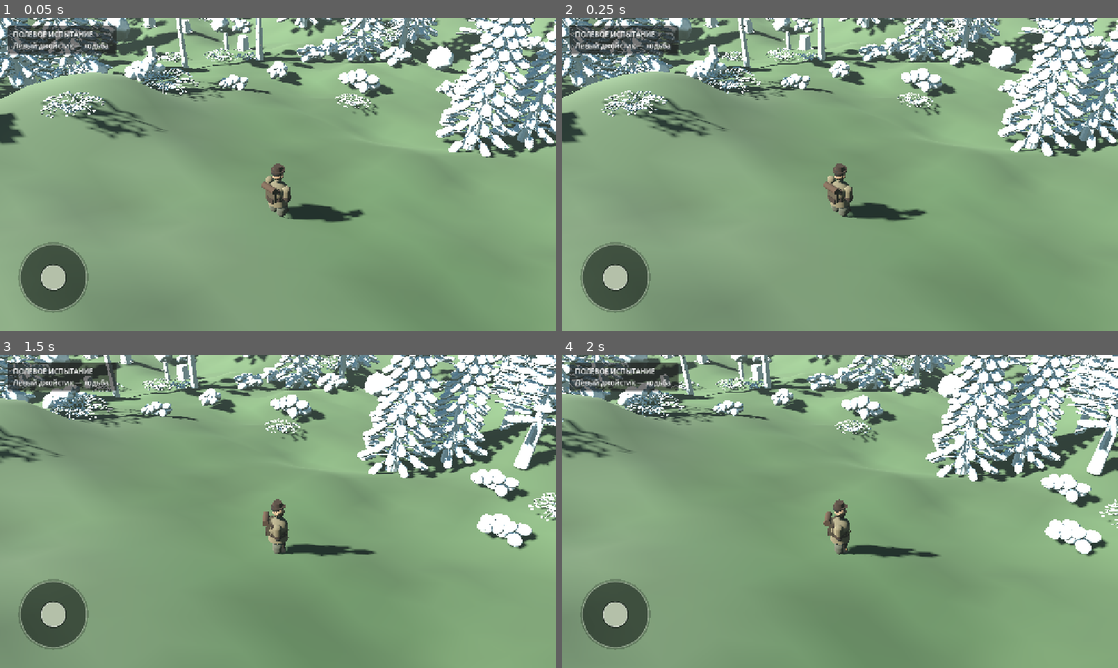
Above: before the commit, frames 1-4 (two rows, left to right).
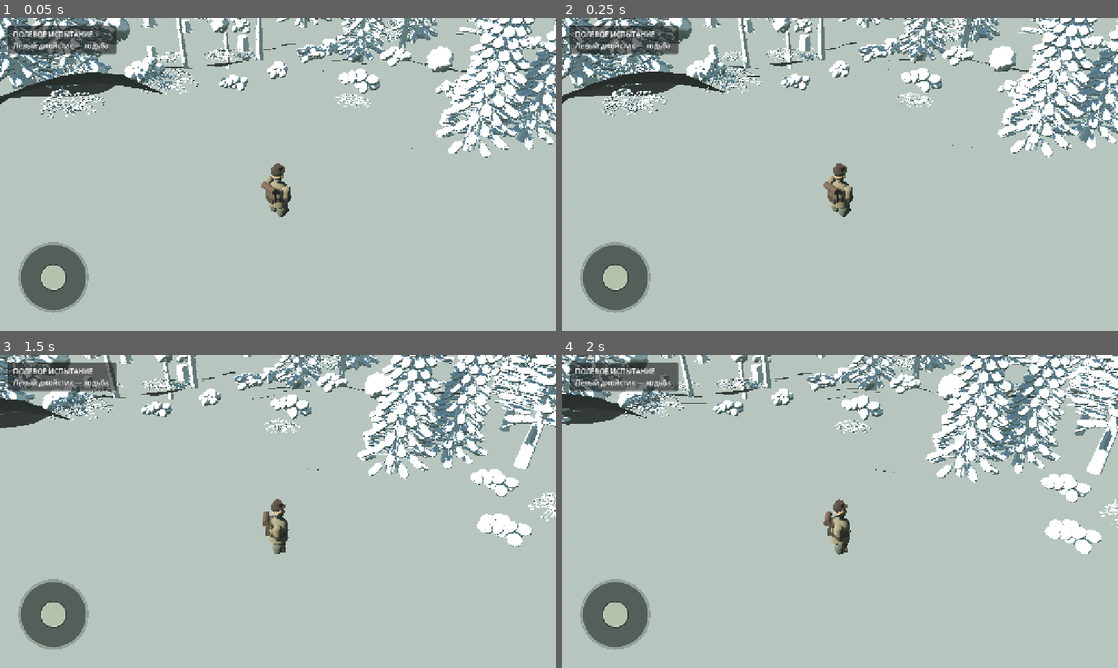
Above: after the commit, the same moments.

Repository: Masuku4129/Game
Game: Godot game, scene res://scenes/main.tscn
Same seed, same stepped clock (60 frames per second), same inputs: the game is played once before the commit and once after it.
Inputs (mouse positions are in pixels of both pictures, inside the frame that each line leads up to):
- Up to frame 1 (0.05 s): no input
- Up to frame 2 (0.25 s): no input
- Up to frame 3 (1.5 s): move the mouse to (400, 495) at 0.52 s; hold Right (ui_right) 0.53-1.25 s; click (400, 495) at 0.67 s; drag from (166, 527) to (250, 574) at 1.27 s
- Up to frame 4 (2 s): no input

The runs differ from the first frame. In frame 1, 83% of the frame differs, in the area x 0-100%, y 0-100%; in frame 2, 83%; in frame 3, 83%; in frame 4, 83%.

Commit message:
Add tiled multi-scale soil and moss surface material

Diff:
--- a/scripts/main.gd
+++ b/scripts/main.gd
@@ -111,10 +111,24 @@
 	var terrain_mesh := surface.commit()
 	var terrain := MeshInstance3D.new()
 	terrain.mesh = terrain_mesh
-	var material := StandardMaterial3D.new()
-	material.vertex_color_use_as_albedo = true
-	material.roughness = 1.0
-	material.cull_mode = BaseMaterial3D.CULL_DISABLED
+	var material := ShaderMaterial.new()
+	var terrain_shader := Shader.new()
+	terrain_shader.code = """
+shader_type spatial;
+render_mode diffuse_burley, specular_schlick_ggx;
+uniform sampler2D ground_albedo : source_color, repeat_enable;
+varying vec4 terrain_vertex_color;
+void vertex() {
+    terrain_vertex_color = COLOR;
+}
+void fragment() {
+    vec3 surface_color = texture(ground_albedo, UV * 1.0).rgb;
+    ALBEDO = surface_color * terrain_vertex_color.rgb;
+    ROUGHNESS = 0.97;
+}
+"""
+	material.shader = terrain_shader
+	material.set_shader_parameter("ground_albedo", _make_ground_texture())
 	terrain.material_override = material
 	add_child(terrain)
 
@@ -140,12 +154,39 @@
 	add_child(terrain_body)
 
 
+func _make_ground_texture() -> Texture2D:
+	var image := Image.create(512, 512, false, Image.FORMAT_RGBA8)
+	var broad_noise := FastNoiseLite.new()
+	broad_noise.seed = 61021
+	broad_noise.frequency = 0.018
+	broad_noise.fractal_octaves = 4
+	var grain_noise := FastNoiseLite.new()
+	grain_noise.seed = 61022
+	grain_noise.frequency = 0.31
+	grain_noise.fractal_octaves = 2
+	for y in range(512):
+		for x in range(512):
+			var u := float(x) / 512.0
+			var v := float(y) / 512.0
+			var broad := broad_noise.get_noise_2d(float(x), float(y))
+			var grain := grain_noise.get_noise_2d(float(x) * 1.7, float(y) * 1.7)
+			var grit := detail_noise.get_noise_2d(float(x) * 0.73, float(y) * 0.73)
+			var damp := clampf(0.46 + broad * 0.17 + grit * 0.12, 0.16, 0.78)
+			var value := grain * 0.035
+			var moss_mix := clampf((broad + grit * 0.35 + 0.22) * 0.5, 0.0, 0.34)
+			var soil := Color(0.20 + damp * 0.18 + value, 0.145 + damp * 0.13 + value, 0.095 + damp * 0.075 + value)
+			var moss := Color(0.105 + damp * 0.10, 0.145 + damp * 0.13, 0.075 + damp * 0.06)
+			image.set_pixel(x, y, soil.lerp(moss, moss_mix))
+	return ImageTexture.create_from_image(image)
+
+
 func _add_terrain_triangle(surface: SurfaceTool, a: Vector3, b: Vector3, c: Vector3) -> void:
 	for point in [a, b, c]:
 		var variation := detail_noise.get_noise_2d(point.x * 1.7, point.z * 1.7)
 		var height_tint := clampf(0.38 + point.y * 0.009 + variation * 0.09, 0.20, 0.58)
 		var damp := clampf((0.25 - point.y) * 0.08, 0.0, 0.08)
 		surface.set_color(Color(height_tint * (0.88 - damp), height_tint * 1.02, height_tint * (0.72 - damp)))
+		surface.set_uv(Vector2(point.x * 0.075, point.z * 0.075))
 		surface.add_vertex(point)
 
 
